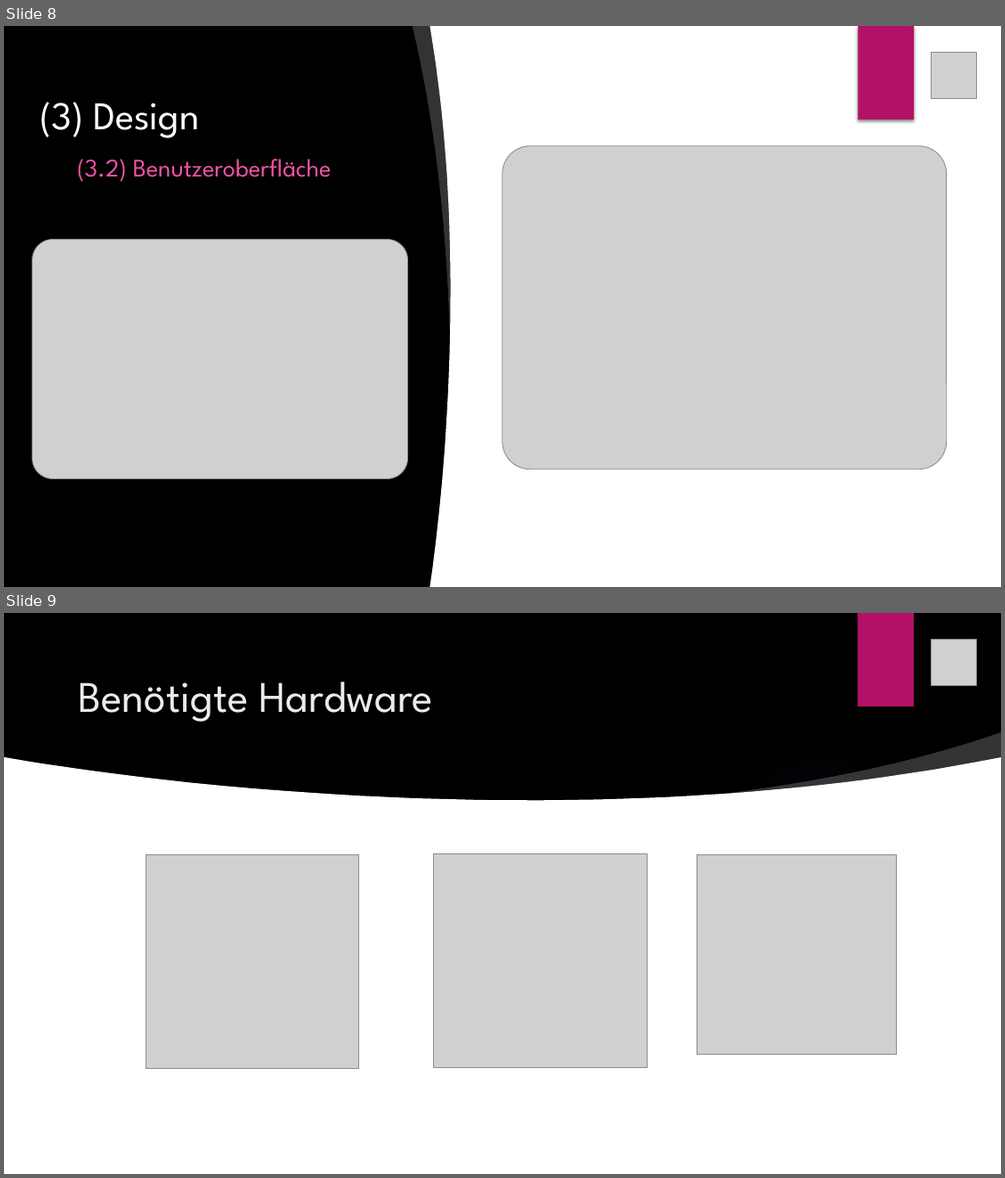
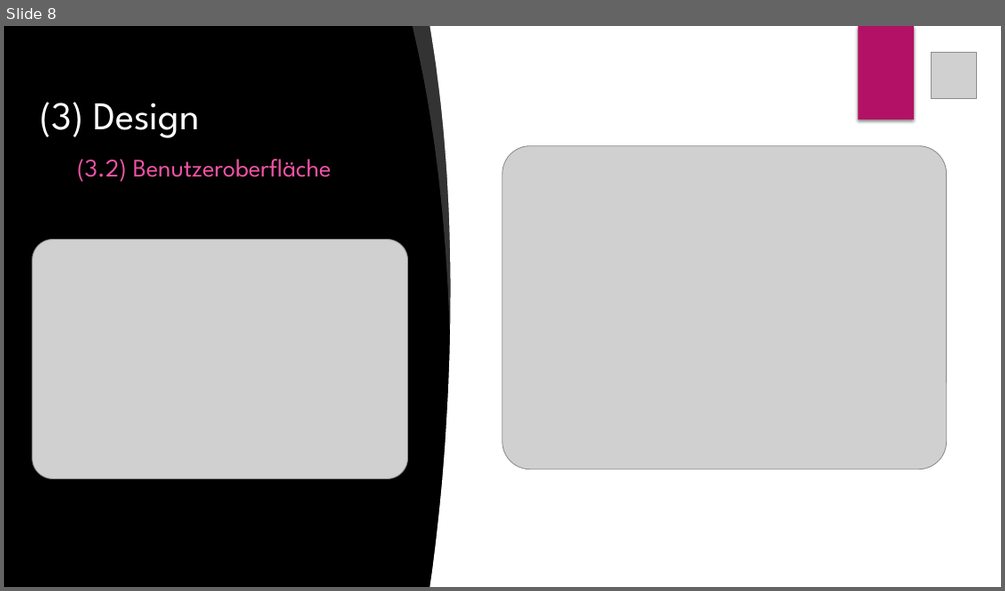
Before and after one commit to hejo221/swt20w37, a slide deck: LaBouteillePräsentation/LaBouteille.pptx. Shown one above the other, each under a label of ours: slides 8 and 9 before the commit, slide 8 after it. The pictures are 1005x1178 and 1005x591 pixels, drawn with LibreOffice and Linux fonts; fonts in the diff are those of the drawing; grey boxes stand for pictures; background and template pictures are left out. Boxes give left, top, right and bottom in pixels: in the first picture for what was removed or moved away, otherwise in the second. Text is boxed around its words. In the diff, an @@ line names an element or a change of style, - is before the commit and + after.

```diff
--- a/LaBouteillePräsentation/LaBouteille.pptx
+++ b/LaBouteillePräsentation/LaBouteille.pptx
@@ slide 9 removed at bbox=[4, 613, 1001, 1174], background picture (left out); not listed: 1 template element that a slide beside it also shows @@
@@ picture removed at bbox=[931, 639, 977, 685] @@
@@ title removed at bbox=[79, 682, 434, 722] @@
-Benötigte Hardware
@@ freeform shape removed at bbox=[718, 732, 1001, 800] @@
@@ freeform shape removed at bbox=[4, 757, 1001, 986] @@
@@ ellipse removed at bbox=[708, 750, 938, 981] @@
@@ picture removed at bbox=[146, 855, 359, 1070] @@
@@ picture removed at bbox=[433, 854, 647, 1069] @@
@@ picture removed at bbox=[696, 855, 896, 1055] @@
@@ rectangle removed at bbox=[4, 933, 1001, 1174] @@
```
Also in this commit, not shown: 3 slides changed, 3 slides added, 13 other slides removed, 4 other files.
